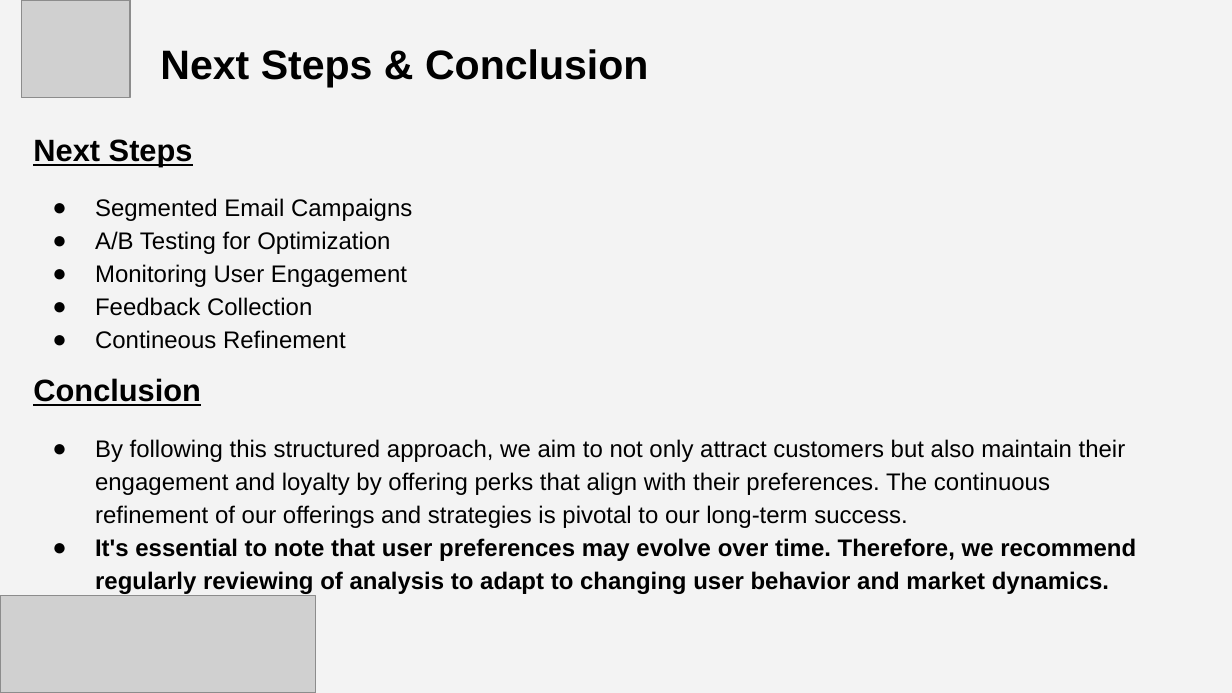
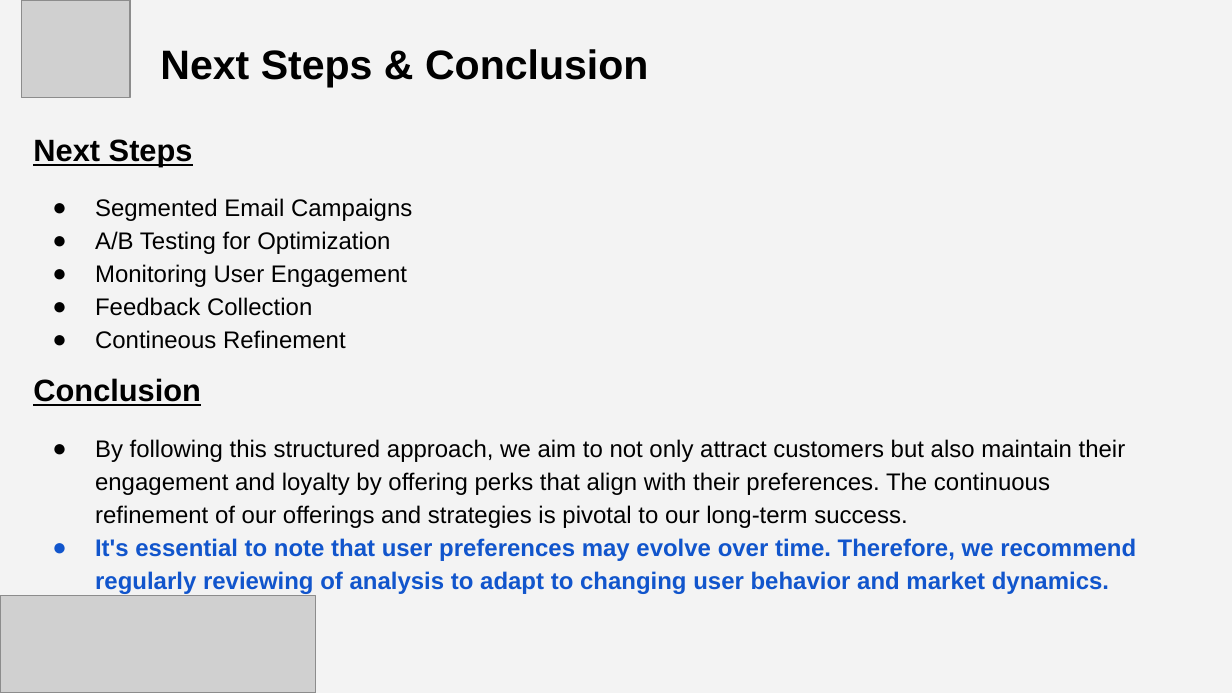
Before and after one commit to LeelaYathapu/TravelTide-Rewards-Program, a slide deck: slide 11 of TravelTide Loyalty Program Presentation.pptx. Drawn at 1232x693 pixels with LibreOffice and Linux fonts; fonts in the diff are those of the drawing; grey boxes stand for pictures. Boxes give left, top, right and bottom in pixels: in the first picture for what was removed or moved away, otherwise in the second. Text is boxed around its words. In the diff, an @@ line names an element or a change of style, - is before the commit and + after.

```diff
--- a/TravelTide Loyalty Program Presentation.pptx
+++ b/TravelTide Loyalty Program Presentation.pptx
@@ text at [95, 538, 1136, 594]: text colour #000000 to #1155CC in "It's essential to note that user preferences ..."; bullet colour #000000 to #1155CC @@
```
Also in this commit, not shown: 7 other slides changed, 1 other file.
